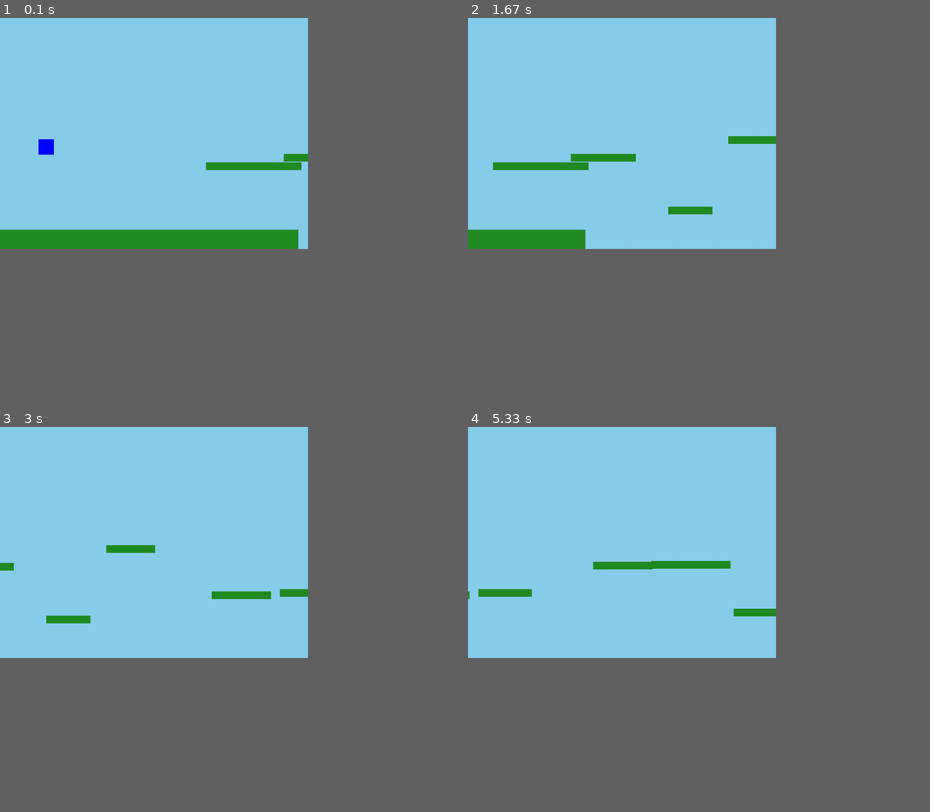
Above: before the commit, frames 1-4 (two rows, left to right).
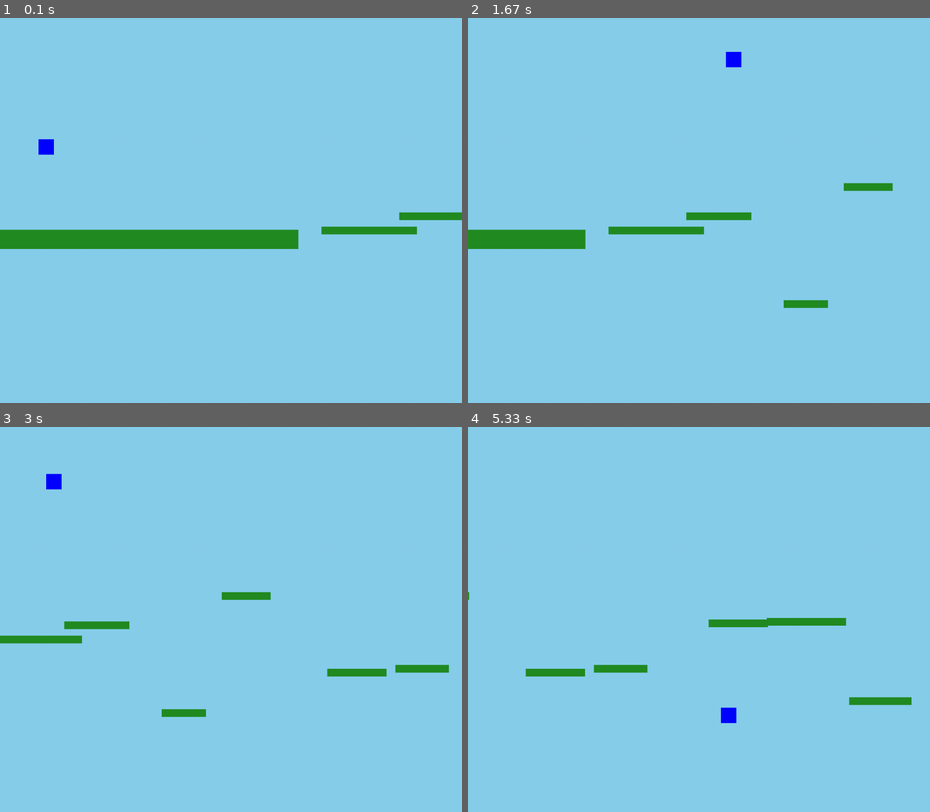
Above: after the commit, the same moments.

Repository: HunterWildClaw/NH_CP2
Game: pygame game, started from personal/pygame_experimenting.py
Two runs of this game, one before a commit and one after it. Both use one fixed random seed, a clock stepped at 60 frames per second and the inputs below.
Inputs:
- Up to frame 1 (0.1 s): no input
- Up to frame 2 (1.67 s): hold Right 0.33-0.8 s; hold Up 0.83-1.13 s; tap Space at 0.9, 1.23, 1.53 s; hold Right 1.17-1.63 s
- Up to frame 3 (3 s): hold Left 1.67-2.2 s; tap Space at 1.73, 2.03, 2.3, 2.6, 2.73 s; hold Left 2.23-2.63 s; hold Up from 2.67 s (still down)
- Up to frame 4 (5.33 s): release Up at 3.03 s; hold Right 3.07-3.7 s; tap Space at 3.13, 3.43, 3.8, 4.1, 4.3, 4.6, 4.8, 5.13 s; hold Left 3.73-4.2 s; hold Right 4.23-4.7 s; hold Up 4.73-5.03 s; hold Right from 5.07 s (still down)
In our replay, the window is 600x450 before the commit and 900x750 after it. These sizes can differ from the game's own. Grey fills any space a smaller window leaves; there, only what the larger window draws over its background counts as a difference.

The runs differ from the first frame. In frame 1, 1.3% of the frame differs, in the area x 44-100%, y 35-57%; in frame 2, 2.4%; in frame 3, 2.2%; in frame 4, 2.6%, in the area x 0-96%, y 34-77%.

Commit message:
extra stuff

Diff:
--- a/personal/pygame_experimenting.py
+++ b/personal/pygame_experimenting.py
@@ -3,13 +3,12 @@
 
 pygame.init()
 
-SCREEN_WIDTH, SCREEN_HEIGHT = 800, 600
+SCREEN_WIDTH, SCREEN_HEIGHT = 1200, 1000
 FPS = 60
 GRAVITY = 1
 JUMP_HEIGHT = -20
-PLAYER_SPEED = 5
+PLAYER_SPEED = 6
 AUTO_SCROLL_SPEED = 5
-
 
 SKY_BLUE = (135, 206, 235)
 PLAYER_COLOR = (0, 0, 255)
@@ -100,13 +99,13 @@
     for _ in range(count):
         width = random.randint(100, 250)
         current_x += random.randint(150, 300)
-        y = random.randint(200, 500)
+        y = random.randint(250, 750)
         new_plats.append(pygame.Rect(current_x, y, width, 20))
     return new_plats
 
 player = Player()
 platforms = [pygame.Rect(0, 550, 800, 50)]
-platforms += spawn_platforms(400, 10)
+platforms += spawn_platforms(700, 200)
 
 running = True
 while running:
